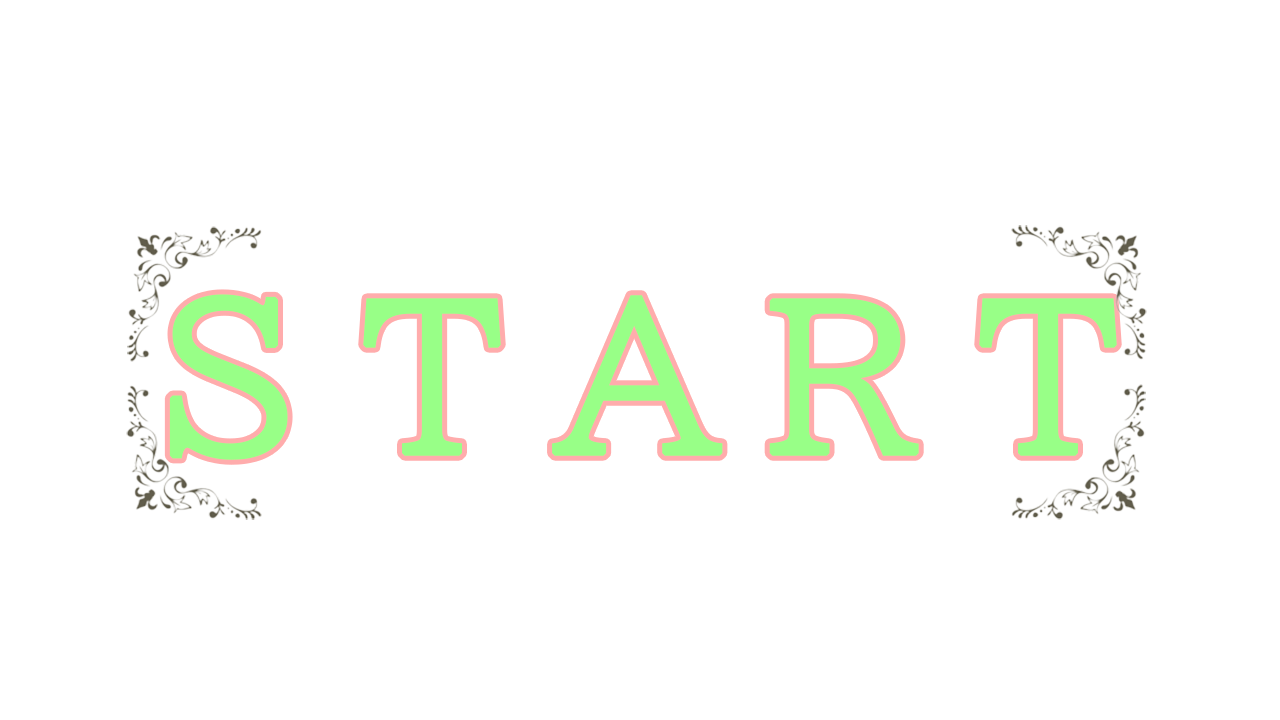
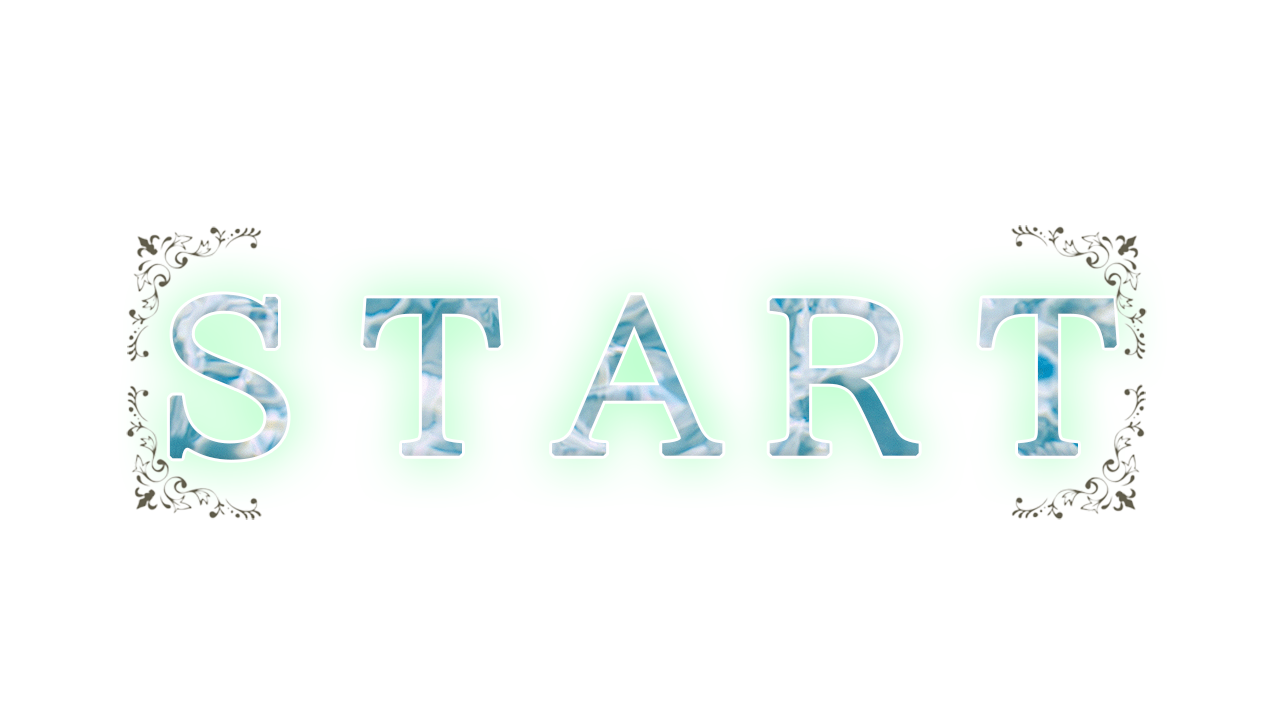
Comparing the layer stacks of the two 1280x720 images. Changes:
pixels changed over [126, 250, 1158, 504] (layer not identified)
